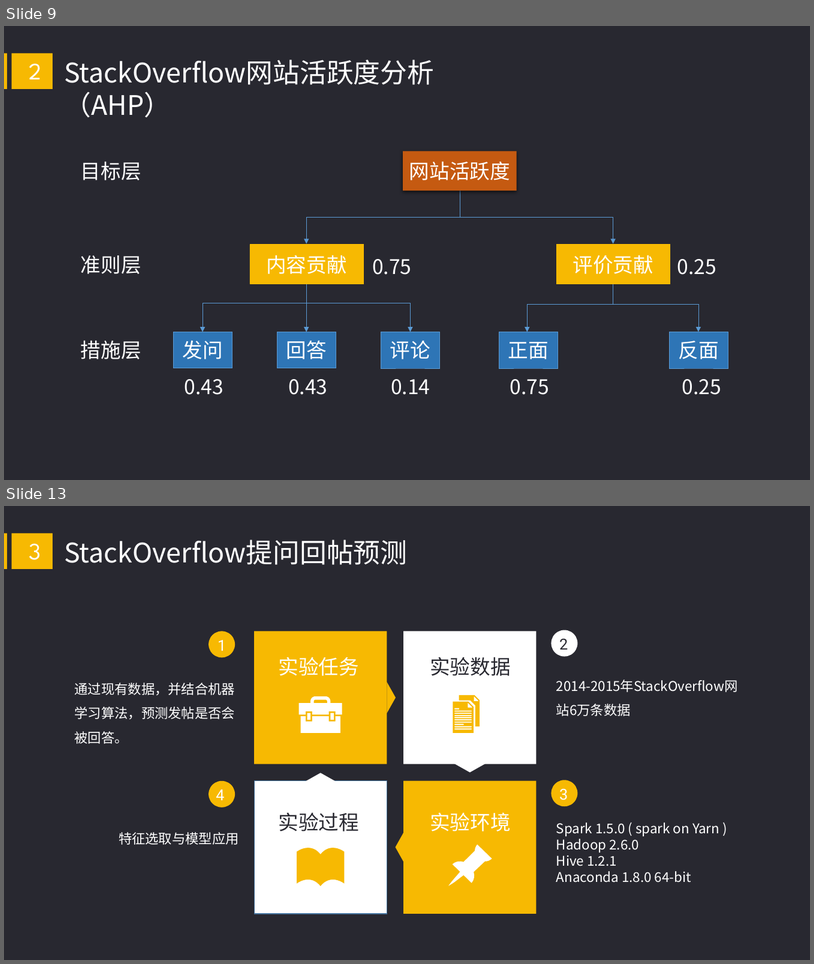
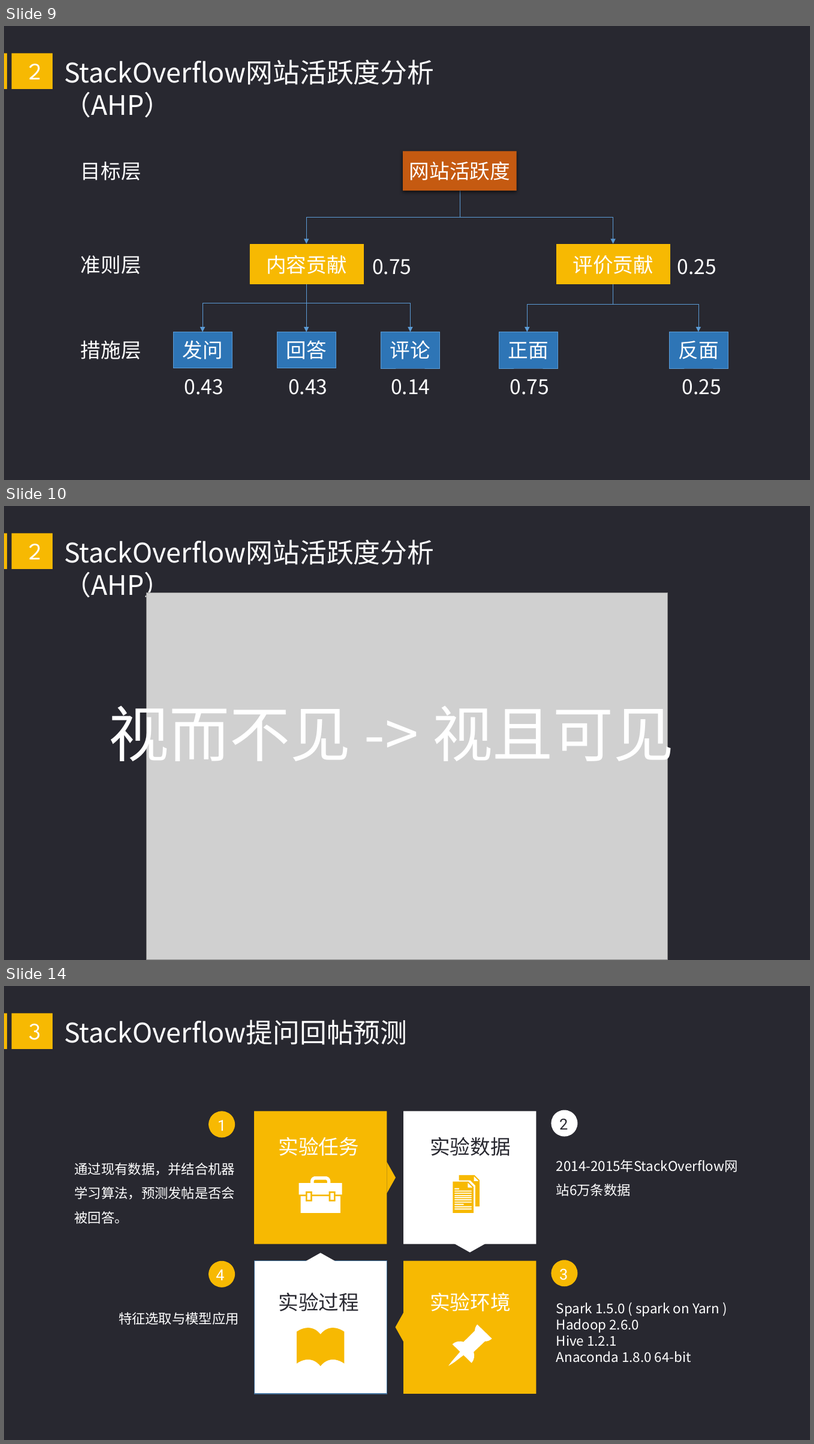
Before and after one commit to bryandsy/ss_homework, a slide deck: 高级软工汇报_张亮&张梦菲&蒋文慧.pptx. Shown one above the other, each under a label of ours: slides 9 and 13 before the commit, slides 9, 10 and 14 after it; the slides between them are not shown. The pictures are 814x964 and 814x1444 pixels, drawn with LibreOffice and Linux fonts; fonts in the diff are those of the drawing; grey boxes stand for pictures. Boxes give left, top, right and bottom in pixels: in the first picture for what was removed or moved away, otherwise in the second. Text is boxed around its words. In the diff, an @@ line names an element or a change of style, - is before the commit and + after.

```diff
--- a/高级软工汇报_张亮&张梦菲&蒋文慧.pptx
+++ b/高级软工汇报_张亮&张梦菲&蒋文慧.pptx
@@ slide 10 added at [4, 506, 810, 960], background #282830 @@
@@ rectangle added at [4, 533, 7, 569], fill #F7B902 @@
@@ rectangle added at [11, 533, 53, 569], fill #F7B902 @@
@@ text added at [64, 540, 434, 601], 32 pt, text #FFFFFF @@
+StackOverflow网站活跃度分析（AHP）
@@ text added at [29, 543, 42, 559], 28 pt, text #FFFFFF @@
+2
@@ picture added at [146, 592, 668, 960] @@
@@ text added at [109, 695, 674, 772], 72 pt, text #FFFFFF @@
+视而不见 -> 视且可见
@@ what was slide 13 is now slide 14 @@
```
Also in this commit, not shown: 9 slides changed.
